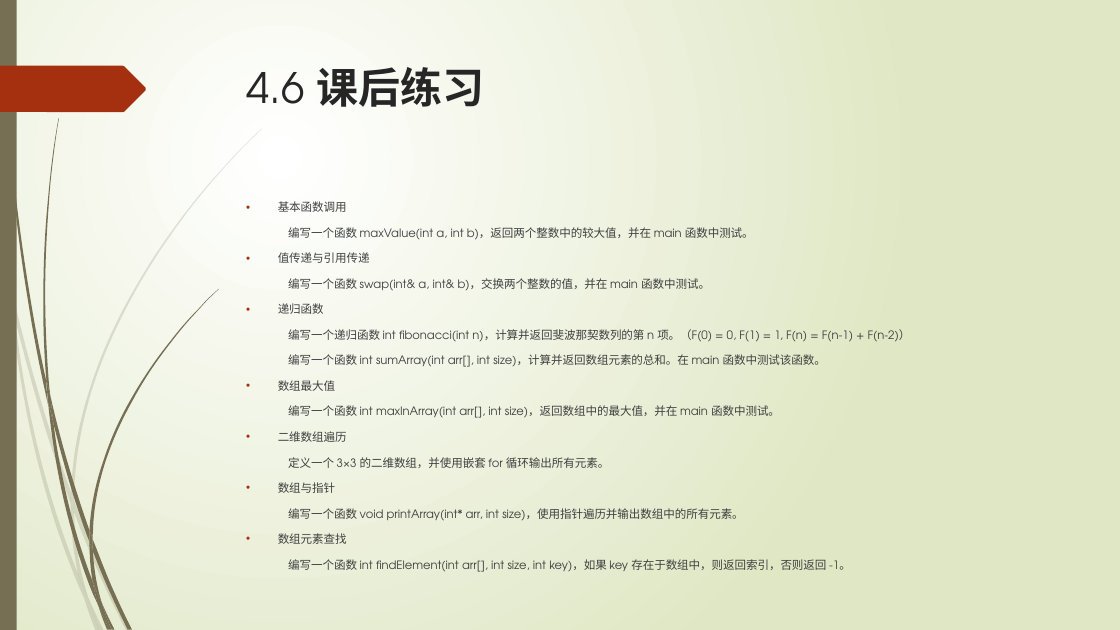
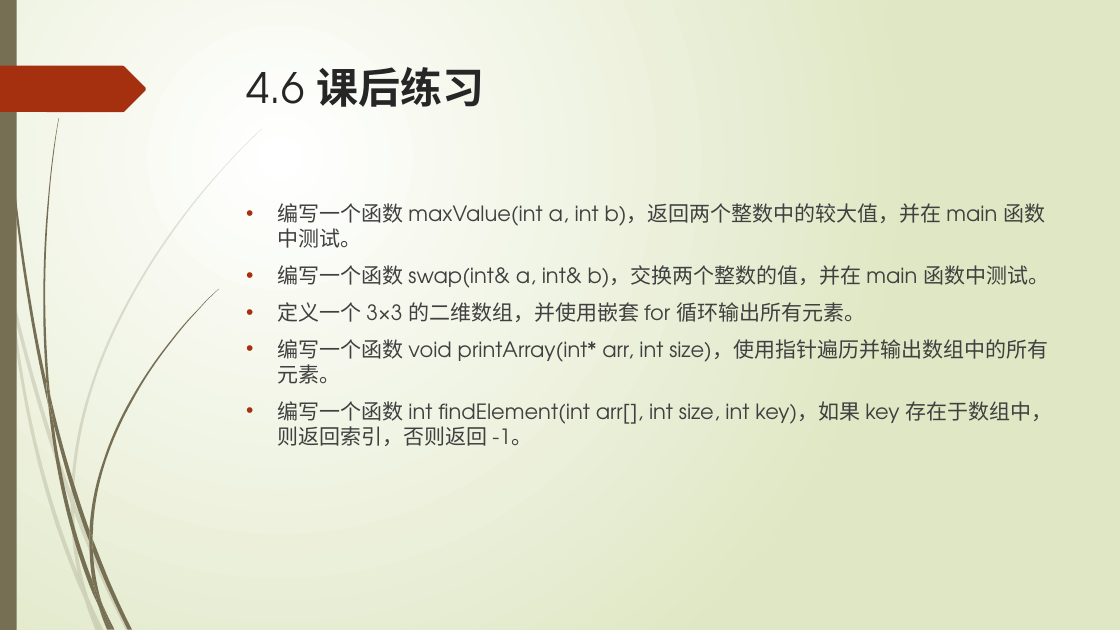
Before and after one commit to liuty2006/learn, a slide deck: slide 51 of learn_cpp/docs/C++语言培训.pptx (slide 52 before the commit). Drawn at 1120x630 pixels with LibreOffice and Linux fonts; fonts in the diff are those of the drawing. Boxes give left, top, right and bottom in pixels: in the first picture for what was removed or moved away, otherwise in the second. Text is boxed around its words. In the diff, an @@ line names an element or a change of style, - is before the commit and + after.

```diff
--- a/learn_cpp/docs/C++语言培训.pptx
+++ b/learn_cpp/docs/C++语言培训.pptx
@@ text "编写一个函数 maxValue(int a, int b)，返回两个整数中的较大值，并在 ..." at (278,203,1052,446): size 9.9 to 18 pt; bullet none to • @@
@@ text at (278,201,347,212): paragraph removed @@
-• 基本函数调用
@@ text at (278,252,370,263): paragraph removed @@
-• 值传递与引用传递
@@ text at (278,303,911,442): paragraphs removed @@
-• 递归函数
-编写一个递归函数 int fibonacci(int n)，计算并返回斐波那契数列的第 n 项。（F(0) = 0, F(1) = 1, F(n) = F(n-1) + F(n-2)）
-编写一个函数 int sumArray(int arr[], int size)，计算并返回数组元素的总和。在 main 函数中测试该函数。
-• 数组最大值
-编写一个函数 int maxInArray(int arr[], int size)，返回数组中的最大值，并在 main 函数中测试。
-• 二维数组遍历
@@ text at (278,482,335,493): paragraph removed @@
-• 数组与指针
@@ text at (278,533,347,544): paragraph removed @@
-• 数组元素查找
```
Also in this commit, not shown: 1 slide removed.
